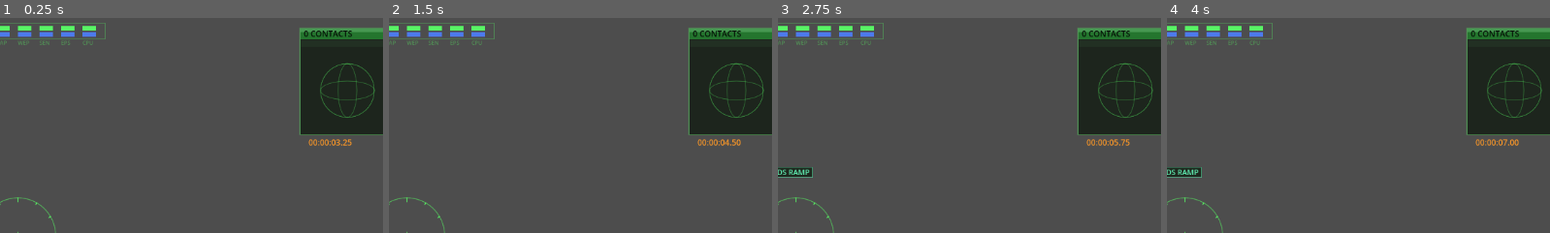
Above: before the commit, frames 1-4 (left to right).
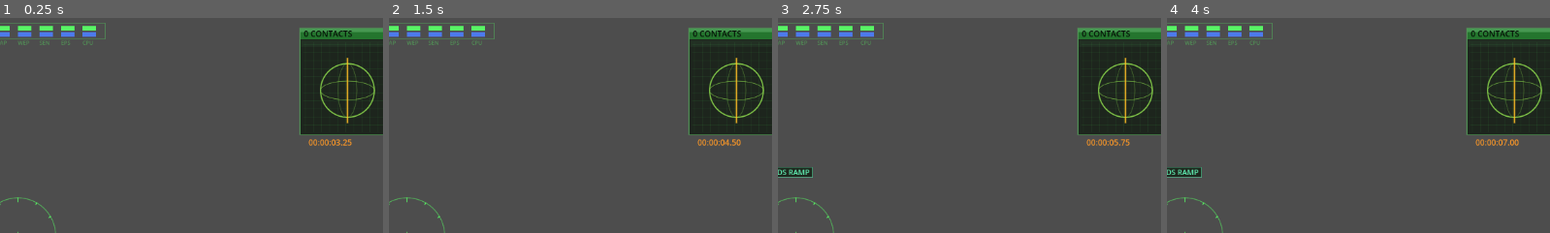
Above: after the commit, the same moments.

Repository: jleclanche/iw2-remaster
Game: Godot game, scene res://scenes/main.tscn
The game is run twice, just before and just after one commit, with the same random seed, the same clock (stepped at 60 frames per second) and the same inputs.
Inputs (mouse positions are % of the whole screen's width and height, from its top left):
- Up to frame 1 (0.25 s): no input
- Up to frame 2 (1.5 s): tap Enter at 0.5, 0.6 s; move the mouse to (72, 46) at 0.52 s; hold D 0.53-1.28 s; click (72, 46) at 0.67 s; tap Space at 0.77, 1.07, 1.25 s; move the mouse to (30, 56) at 1.27 s; hold S from 1.28 s (still down); tap N at 1.35 s; click (30, 56) at 1.42 s
- Up to frame 3 (2.75 s): tap Space at 1.52, 1.82 s; tap Enter at 2 s; move the mouse to (60, 28) at 2.02 s; release S at 2.03 s; hold D from 2.03 s (still down); tap L at 2.1 s; click (60, 28) at 2.17 s
- Up to frame 4 (4 s): tap Space at 2.75, 3.02, 3.32, 3.77 s; move the mouse to (45, 71) at 2.77 s; release D at 2.78 s; hold W 2.78-3.53 s; tap U at 2.85 s; click (45, 71) at 2.92 s; tap Enter at 3.5 s; move the mouse to (80, 66) at 3.52 s; hold A from 3.53 s (still down); tap Z at 3.6 s; click (80, 66) at 3.67 s
The pictures show only the part of the screen within x 48-98%, y 0-50%; the shares and areas given below are measured in that part.

The runs differ from the first frame. In frame 1, 0.7% of the frame differs, in the area x 81-98%, y 18-50%; in frame 2, 0.7%; in frame 3, 0.7%; in frame 4, 0.7%.
Error before the commit: Trying to assign value of type 'Nil' to a variable of type 'Array'. (res://scripts/main.gd:601)
Error after the commit: Trying to assign value of type 'Nil' to a variable of type 'Array'. (res://scripts/main.gd:646)

Commit message:
Gap collision, LDSI system, ORB fidelity, DELT lip sync, leak hygiene
- collision: per-mesh-chunk spheres from the streamed avatar (up to 24,
  25m-1500m) — sprawling structures like Hoffer''s Gap are now solid
  where their geometry is; the single 450m-capped sphere either blocked
  docking or did nothing
- LDS inhibition: the original''s ! roundel above the reticle (glyph
  from images/hud/sprites.png) with charge pips, replacing the
  INHIBITED text box; the zone edge is visualized as a curtain of
  vertical pillars at the boundary (fades in within 20 km)
- ORB radar: graph-paper backdrop, bright rings, orange axis pole,
  thick stalks (flux.ini icHUDOrbRadar use_thick_stalks), halo-blob
  contacts — per the reference screenshot
- lip sync: export_gltf now emits PSO DELT chunks as glTF morph
  targets (a=surface, b=morph index; interleaved position+normal
  deltas per vertex; zero-padded so all primitives share the target
  count); comms drives the mouth from VO energy via a spectrum
  analyzer on a dedicated Voice bus, with a peak-flicker viseme
- exit-leak hygiene: TargetView frees unparented cached models,
  ExplosionFx releases its static texture cache, custom cursor reset

Co-Authored-By: Claude Fable 5 <noreply@anthropic.com>

Diff:
--- a/game/scripts/comms.gd
+++ b/game/scripts/comms.gd
@@ -40,10 +40,23 @@
 var fast := false  # checks: skip VO playback, minimal gaps
 var _gap := 0.0
 var _head_t := 0.0
+var _head_mesh: MeshInstance3D          # blend-shaped face (DELT morphs)
+var _spectrum: AudioEffectSpectrumAnalyzerInstance
+var _mouth := 0.0
 
 func _ready() -> void:
+	# voice goes through its own bus with a spectrum analyzer so the 3D
+	# head can flap its mouth to the VO amplitude (the original's
+	# primitive lip sync over the DELT face morphs)
+	var bus := AudioServer.bus_count
+	AudioServer.add_bus(bus)
+	AudioServer.set_bus_name(bus, "Voice")
+	AudioServer.set_bus_send(bus, "Master")
+	AudioServer.add_bus_effect(bus, AudioEffectSpectrumAnalyzer.new(), 0)
+	_spectrum = AudioServer.get_bus_effect_instance(bus, 0)
 	voice = AudioStreamPlayer.new()
 	voice.volume_db = -2.0
+	voice.bus = "Voice"
 	add_child(voice)
 	portrait = Control.new()
 	portrait.visible = false
@@ -97,6 +110,10 @@
 		head_node.position = Vector3(0.01, 0, 0.037)
 		head_node.scale = Vector3.ONE * 1.686
 		head_view.add_child(head_node)
+		for mi in head_node.find_children("*", "MeshInstance3D", true, false):
+			if (mi as MeshInstance3D).get_blend_shape_count() > 0:
+				_head_mesh = mi
+				break
 	var beam_path: String = main._base().path_join(
 		"data/textures/images/sfx/clay_back.png")
 	if FileAccess.file_exists(beam_path):
@@ -164,6 +181,24 @@
 	else:
 		video.visible = false
 
+func _lip_sync(delta: float) -> void:
+	# primitive lip sync, like the original: voice energy opens the mouth
+	# (blend shapes exported from the PSO DELT face morphs)
+	if _head_mesh == null:
+		return
+	var want := 0.0
+	if voice.playing and _spectrum != null:
+		var mag := _spectrum.get_magnitude_for_frequency_range(180.0, 3500.0)
+		want = clampf(mag.length() * 22.0, 0.0, 1.0)
+	_mouth += (want - _mouth) * minf(delta / 0.045, 1.0)
+	var n := _head_mesh.get_blend_shape_count()
+	if n > 0:
+		_head_mesh.set_blend_shape_value(0, _mouth)
+	if n > 1:
+		# flicker a secondary viseme at speech peaks so it reads as talking
+		_head_mesh.set_blend_shape_value(1,
+			maxf(_mouth - 0.55, 0.0) * (0.5 + 0.5 * sin(_head_t * 23.0)))
+
 func _clay_pose(t: float) -> void:
 	# evaluate the original 10 s head-motion loop (30 fps, 300 frames)
 	var frame := fposmod(t * 30.0, 300.0)
@@ -192,6 +227,7 @@
 	if live and head_node != null:
 		_head_t += delta
 		_clay_pose(_head_t)
+		_lip_sync(delta)
 		for i in beam_mats.size():
 			var m: StandardMaterial3D = beam_mats[i]
 			m.uv1_offset.x = fposmod(m.uv1_offset.x
--- a/game/scripts/explosion_fx.gd
+++ b/game/scripts/explosion_fx.gd
@@ -36,6 +36,13 @@
 			_frames.append(tex)
 	_spark_tex = _load_tex(base, "spark.png")
 	_shock_tex = _load_tex(base, "shockwave.png")
+
+static func release_cache() -> void:
+	# static texture refs outlive the renderer and spam RID leaks at exit;
+	# main releases them on shutdown
+	_frames.clear()
+	_spark_tex = null
+	_shock_tex = null
 
 static func boom(main: Node3D, pos: Vector3, size: float) -> void:
 	_ensure_frames(main._base())
--- a/game/scripts/hud.gd
+++ b/game/scripts/hud.gd
@@ -34,6 +34,8 @@
 var num_size := 14
 var big_size := 17
 var target_view: TargetView  # live EO-feed render of the target
+var _sprites: Texture2D      # images/hud/sprites.png, 8x8 grid of 32px icons
+const SPR_BANG := Rect2(128, 96, 32, 32)  # the "!" warning glyph
 
 static func load_game_font(base: String, fnt: String) -> Font:
 	var path := base.path_join("data/fonts").path_join(fnt)
@@ -59,6 +61,11 @@
 	target_view = TargetView.new()
 	target_view.main = main
 	add_child(target_view)
+	var sprites_path := base.path_join("data/textures/images/hud/sprites.png")
+	if FileAccess.file_exists(sprites_path):
+		var img := Image.load_from_file(sprites_path)
+		if img != null:
+			_sprites = ImageTexture.create_from_image(img)
 
 func _screen() -> Vector2:
 	return get_viewport_rect().size
@@ -221,6 +228,23 @@
 		draw_line(c + dir * inner, c + dir * 56.0, ring, 1.2, true)
 	draw_line(c + Vector2(-5, 0), c + Vector2(5, 0), ring, 1.0, true)
 	draw_line(c + Vector2(0, -5), c + Vector2(0, 5), ring, 1.0, true)
+	# LDS inhibition: the original's "!" roundel above the reticle, with
+	# charge pips over it (images/hud/sprites.png glyph)
+	if main.lds_state == 0 and main.jump_state == 0 \
+			and main._lds_clearance() < 0.0 and main.docked_at == "":
+		var ip := c + Vector2(-46, -96)
+		draw_circle(ip, 15.0, Color(0, 0.10, 0, 0.85))
+		draw_arc(ip, 15.0, 0, TAU, 32, GREEN, 2.0, true)
+		if _sprites != null:
+			draw_texture_rect_region(_sprites, Rect2(ip - Vector2(11, 11),
+					Vector2(22, 22)), SPR_BANG, GREEN)
+		else:
+			draw_string(_font_big, ip + Vector2(-3, 6), "!",
+					HORIZONTAL_ALIGNMENT_LEFT, -1, big_size, GREEN)
+		for i in 5:
+			var a := PI + PI * (i + 0.5) / 5.0
+			draw_circle(ip + Vector2(cos(a), sin(a)) * 21.0, 1.8,
+					Color(GREEN.r, GREEN.g, GREEN.b, 0.9))
 	# own hull: arc at the lower right of the reticle, green -> yellow -> red
 	var frac: float = clampf(main.hull / main.hull_max, 0.0, 1.0)
 	var hull_col := GREEN if frac > 0.66 else (YELLOW if frac > 0.33 else RED)
@@ -310,8 +334,6 @@
 	match main.lds_state:
 		1: icons.append(["LDS RAMP", LDS_COL])
 		2: icons.append(["LDS", LDS_COL])
-	if main.lds_state == 0 and main.jump_state == 0 and main._lds_clearance() < 0.0:
-		icons.append(["INHIBITED", YELLOW])
 	match main.jump_state:
 		1: icons.append(["CAPSULE CHG", ORANGE])
 		2: icons.append(["ACCEL RUN", ORANGE])
@@ -513,12 +535,22 @@
 	var size := Vector2(140, 158)
 	var contacts := _orb_contacts()
 	_panel(pos, size, "%d CONTACTS" % contacts.size())
+	# graph-paper backdrop, like the original's ORB panel
+	for gx in range(int(pos.x) + 8, int(pos.x + size.x) - 4, 12):
+		draw_line(Vector2(gx, pos.y + 20), Vector2(gx, pos.y + size.y - 4),
+				Color(GREEN.r, GREEN.g, GREEN.b, 0.07), 1.0)
+	for gy in range(int(pos.y) + 24, int(pos.y + size.y) - 4, 12):
+		draw_line(Vector2(pos.x + 4, gy), Vector2(pos.x + size.x - 4, gy),
+				Color(GREEN.r, GREEN.g, GREEN.b, 0.07), 1.0)
 	var c := pos + Vector2(size.x / 2.0, 92)
 	var r := 40.0
-	# wireframe sphere: equator + two meridians as ellipses
-	draw_arc(c, r, 0, TAU, 40, GREEN_DIM, 1.0, true)
-	_ellipse(c, Vector2(r, r * 0.35), GREEN_DIM * Color(1, 1, 1, 0.7))
-	_ellipse(c, Vector2(r * 0.35, r), GREEN_DIM * Color(1, 1, 1, 0.7))
+	# wireframe sphere: bright ring + equator/meridian, and the axis pole
+	var ring := Color(0.55, 0.85, 0.3, 0.9)
+	draw_arc(c, r, 0, TAU, 48, ring, 1.6, true)
+	_ellipse(c, Vector2(r, r * 0.35), Color(ring.r, ring.g, ring.b, 0.55))
+	_ellipse(c, Vector2(r * 0.35, r), Color(ring.r, ring.g, ring.b, 0.30))
+	draw_line(c + Vector2(0, -r - 8), c + Vector2(0, r + 8),
+			Color(1.0, 0.75, 0.15, 0.85), 2.0, true)
 	var inv: Transform3D = main.ship.global_transform.affine_inverse()
 	var blink := int(Time.get_ticks_msec() / 250.0) % 2 == 0
 	for entry in contacts:
@@ -530,16 +562,19 @@
 		var nd := local / d
 		# project the sphere point (x right, y up-ish with z depth squash)
 		var sp := c + Vector2(nd.x, -nd.y * 0.6 - nd.z * 0.55) * r
-		# stalk: inward when closer than 1 km, outward when farther
+		# thick stalk (flux.ini icHUDOrbRadar use_thick_stalks): inward
+		# when closer than 1 km, outward when farther
 		var stalk := clampf(log(d / 1000.0) / log(10.0) * 0.35, -0.8, 0.9)
 		var dir := (sp - c).normalized() if (sp - c).length() > 0.5 else Vector2.RIGHT
 		var tip := sp + dir * stalk * 14.0
 		var col: Color = entry[1]
-		draw_line(sp, tip, col * Color(1, 1, 1, 0.6), 1.0, true)
+		draw_line(sp, tip, col * Color(1, 1, 1, 0.75), 2.4, true)
+		# blob contact: soft halo under a bright core, like the reference
+		draw_circle(tip, 4.5, Color(col.r, col.g, col.b, 0.30))
 		if entry[2] and blink:
-			draw_circle(tip, 3.5, Color(1, 1, 1, 0.9))
+			draw_circle(tip, 3.2, Color(1, 1, 1, 0.95))
 		else:
-			draw_circle(tip, 2.2, col)
+			draw_circle(tip, 2.6, col)
 	# clock: time since leaving port (orange, like the original)
 	var ms: int = Time.get_ticks_msec() - main.clock_start
 	draw_string(_font_num, pos + Vector2(size.x - 128, size.y + 16),
--- a/game/scripts/main.gd
+++ b/game/scripts/main.gd
@@ -43,6 +43,8 @@
 var grid: MeshInstance3D
 var grid_mesh: ImmediateMesh
 var grid_mat: StandardMaterial3D
+var ldsi_mesh: ImmediateMesh
+var ldsi_mat: StandardMaterial3D
 var sky_anchor: Node3D
 var sky_mat: ShaderMaterial
 var env_ref: Environment
@@ -134,6 +136,10 @@
 	cl.process_mode = Node.PROCESS_MODE_ALWAYS
 	audio.process_mode = Node.PROCESS_MODE_ALWAYS  # GUI sounds while paused
 	add_child(cl)
+
+func _exit_tree() -> void:
+	ExplosionFx.release_cache()
+	Input.set_custom_mouse_cursor(null)
 
 func _fit_player(ini_path: String, avatar: String) -> void:
 	# swap the player's hull: the campaign opens in the bare command
@@ -434,6 +440,45 @@
 	grid = MeshInstance3D.new()
 	grid.mesh = grid_mesh
 	add_child(grid)
+	# LDSI boundary fence: vertical pillars marking the inhibition limit
+	ldsi_mat = StandardMaterial3D.new()
+	ldsi_mat.shading_mode = BaseMaterial3D.SHADING_MODE_UNSHADED
+	ldsi_mat.transparency = BaseMaterial3D.TRANSPARENCY_ALPHA
+	ldsi_mat.blend_mode = BaseMaterial3D.BLEND_MODE_ADD
+	ldsi_mat.vertex_color_use_as_albedo = true
+	ldsi_mesh = ImmediateMesh.new()
+	var lm := MeshInstance3D.new()
+	lm.mesh = ldsi_mesh
+	add_child(lm)
+
+func _update_ldsi_fence() -> void:
+	# the original visualized the LDS-inhibition boundary near the player:
+	# a curtain of vertical green pillars at the zone's edge
+	ldsi_mesh.clear_surfaces()
+	if docked_at != "" or jump_state != 0:
+		return
+	var b := _nearest_inhibitor()
+	if b.is_empty() or absf(float(b["clear"])) > 2.0e4:
+		return
+	var center: Vector3 = b["center"]
+	var r: float = b["r"]
+	var flat := Vector3(-center.x, 0, -center.z)  # ship dir in zone plane
+	if flat.length() < 1.0:
+		flat = Vector3.FORWARD
+	var base_a := atan2(flat.z, flat.x)
+	ldsi_mesh.surface_begin(Mesh.PRIMITIVE_LINES, ldsi_mat)
+	for i in range(-14, 15):
+		var a := base_a + i * (2400.0 / r)  # ~2.4 km pillar spacing
+		var p := center + Vector3(cos(a), 0, sin(a)) * r
+		var dist := p.length()
+		var alpha := clampf(1.0 - dist / 3.0e4, 0.0, 0.6)
+		if alpha <= 0.01:
+			continue
+		ldsi_mesh.surface_set_color(Color(0.3, 1.0, 0.45, alpha))
+		ldsi_mesh.surface_add_vertex(p + Vector3(0, -900, 0))
+		ldsi_mesh.surface_set_color(Color(0.3, 1.0, 0.45, alpha * 0.15))
+		ldsi_mesh.surface_add_vertex(p + Vector3(0, 900, 0))
+	ldsi_mesh.surface_end()
 
 func _update_grid() -> void:
 	grid_mesh.clear_surfaces()
@@ -903,24 +948,32 @@
 	best["dist"] = bestd
 	return best
 
-func _lds_clearance() -> float:
-	# distance to the nearest LDS-inhibition boundary (stations 25 km,
-	# bodies scale with their radius â€” masses inhibit LDS, iRegion.CreateLDSI)
-	var clear := INF
+func _nearest_inhibitor() -> Dictionary:
+	# nearest LDS-inhibition source (stations 25 km, bodies scale with
+	# their radius — masses inhibit LDS, iRegion.CreateLDSI)
+	var best := {}
+	var bestc := INF
 	for o in objects:
 		var inhibit := 0.0
 		match o["category"]:
 			"station":
 				inhibit = LDSI_RADIUS
 			"body":
-				# drop out just above the rendered surface â€” LDSI proper is
+				# drop out just above the rendered surface — LDSI proper is
 				# station/script territory in IW2, not blanket planet zones
 				inhibit = maxf(LDSI_RADIUS, o["radius"] * 1.2)
 			_:
 				continue
-		var d := Vector3(o["x"] - px, o["y"] - py, o["z"] - pz).length()
-		clear = minf(clear, d - inhibit)
-	return clear
+		var cen := Vector3(o["x"] - px, o["y"] - py, o["z"] - pz)
+		var cl := cen.length() - inhibit
+		if cl < bestc:
+			bestc = cl
+			best = {"center": cen, "r": inhibit, "clear": cl}
+	return best
+
+func _lds_clearance() -> float:
+	var b := _nearest_inhibitor()
+	return INF if b.is_empty() else float(b["clear"])
 
 func _toggle_lds() -> void:
 	if docked_at != "" or jump_state != 0:
@@ -1105,6 +1158,7 @@
 	_stream_objects()
 	_collisions()
 	_update_grid()
+	_update_ldsi_fence()
 	_chase_camera(delta)
 	if sky_anchor != null:
 		sky_anchor.global_position = cam.global_position
@@ -1148,6 +1202,22 @@
 		first = false
 	return 0.0 if first else merged.size.length() * 0.5
 
+func _model_coll_spheres(model: Node3D) -> Array:
+	# one collision sphere per major mesh chunk (model-local), so sprawling
+	# structures like Hoffer's Gap are solid where their geometry actually
+	# is — a single capped sphere either blocked docking or did nothing
+	var spheres: Array = []
+	var inv := model.global_transform.affine_inverse()
+	for mi in model.find_children("*", "MeshInstance3D", true, false):
+		var bb: AABB = (mi as MeshInstance3D).get_aabb()
+		var tb := (inv * (mi as Node3D).global_transform) * bb
+		var r := tb.size.length() * 0.4
+		if r < 25.0:
+			continue  # greebles/lights don't need physics
+		spheres.append({"c": tb.get_center(), "r": minf(r, 1500.0)})
+	spheres.sort_custom(func(a, b): return a["r"] > b["r"])
+	return spheres.slice(0, 24)
+
 func _model_radius(model: Node3D, fallback: float) -> float:
 	# collision sphere for a streamed avatar — the map/record radii are
 	# zone numbers, not hull sizes
@@ -1168,9 +1238,15 @@
 		if o["node"] == null:
 			continue
 		if o["category"] == "station" or o.get("prop_collide", false):
-			_collide_sphere(Vector3(o["x"] - px, o["y"] - py, o["z"] - pz),
-				float(o.get("coll_r", o["radius"] + 45.0)), Vector3.ZERO,
-				str(o["name"]))
+			var base := Vector3(o["x"] - px, o["y"] - py, o["z"] - pz)
+			var spheres: Array = o.get("coll_spheres", [])
+			if spheres.is_empty():
+				_collide_sphere(base, o["radius"] + 45.0, Vector3.ZERO,
+					str(o["name"]))
+			else:
+				for s in spheres:
+					_collide_sphere(base + (s["c"] as Vector3),
+						float(s["r"]) + 25.0, Vector3.ZERO, str(o["name"]))
 	var demand: float = absf(ship.set_speed - ship.forward_speed()) \
 		/ maxf(ship.max_speed.z, 1.0) + absf(ship.input_thrust.z)
 	audio.set_engine_level(demand + ship.set_speed / ship.max_speed.z * 0.1)
@@ -1436,7 +1512,7 @@
 						continue
 					o["node"] = model
 					add_child(model)
-					o["coll_r"] = _model_radius(model, float(o["radius"]))
+					o["coll_spheres"] = _model_coll_spheres(model)
 				elif o["node"] != null and d2 > STREAM_OUT * STREAM_OUT:
 					o["node"].queue_free()
 					o["node"] = null
--- a/game/scripts/target_view.gd
+++ b/game/scripts/target_view.gd
@@ -73,6 +73,15 @@
 	node.scale = Vector3.ONE / r
 	node.position = -(merged.get_center()) / r
 
+func _exit_tree() -> void:
+	# cached models not currently parented would leak at exit (Nodes are
+	# not refcounted)
+	for rel in _cache:
+		var n: Node3D = _cache[rel]
+		if n != null and n != _model and not n.is_inside_tree():
+			n.free()
+	_cache.clear()
+
 func _process(delta: float) -> void:
 	var active := _model != null and enabled
 	render_target_update_mode = SubViewport.UPDATE_ALWAYS if active \
Not shown, changed: tools/iw2/export_gltf.py
